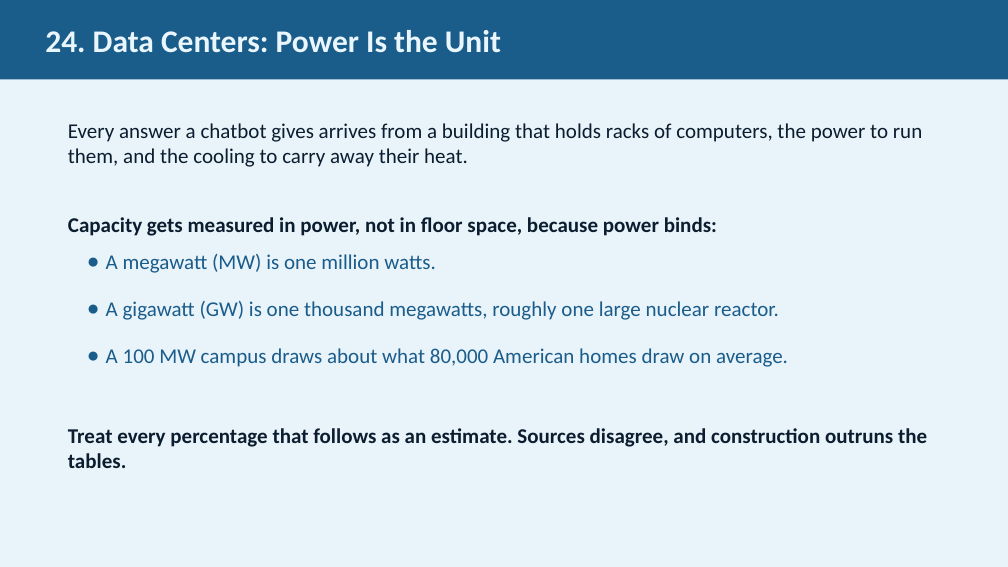
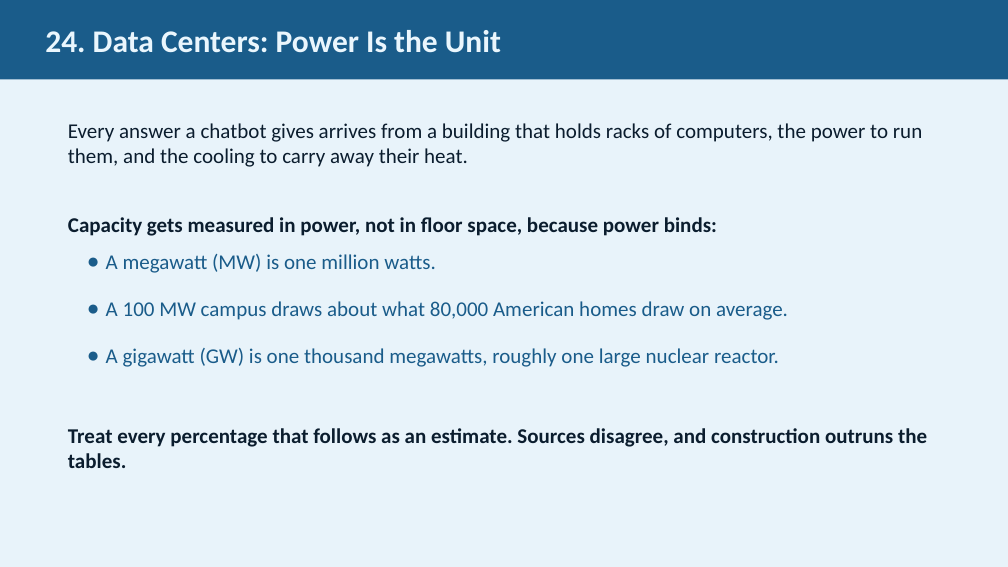
Before and after one commit to JimFawcett/NewSite, a slide deck: slide 24 of AI Presentation 2026/AI_Presentation.pptx. Drawn at 1008x567 pixels with LibreOffice and Linux fonts; fonts in the diff are those of the drawing. Boxes give left, top, right and bottom in pixels: in the first picture for what was removed or moved away, otherwise in the second. Text is boxed around its words. In the diff, an @@ line names an element or a change of style, - is before the commit and + after.

```diff
--- a/AI Presentation 2026/AI_Presentation.pptx
+++ b/AI Presentation 2026/AI_Presentation.pptx
@@ text at [106,301,788,320]: paragraph added @@
+  ● A 100 MW campus draws about what 80,000 American homes draw on average.
@@ text at [106,348,788,367]: paragraph removed @@
-  ● A 100 MW campus draws about what 80,000 American homes draw on average.
```
Also in this commit, not shown: 2 other slides changed, 1 other file.
